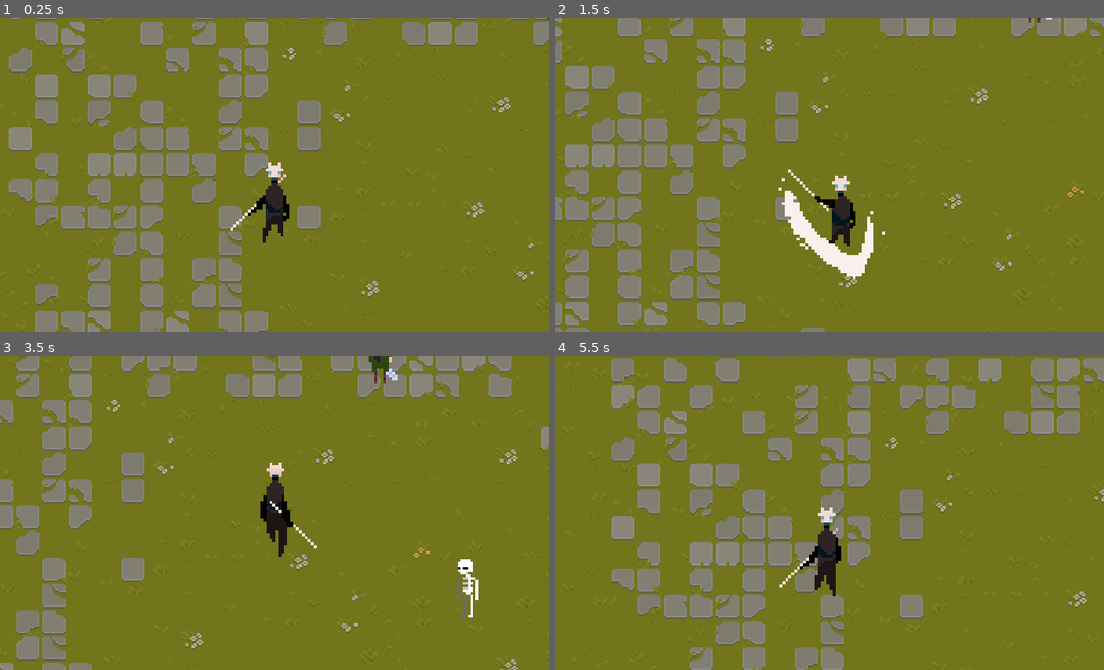
Above: before the commit, frames 1-4 (two rows, left to right).
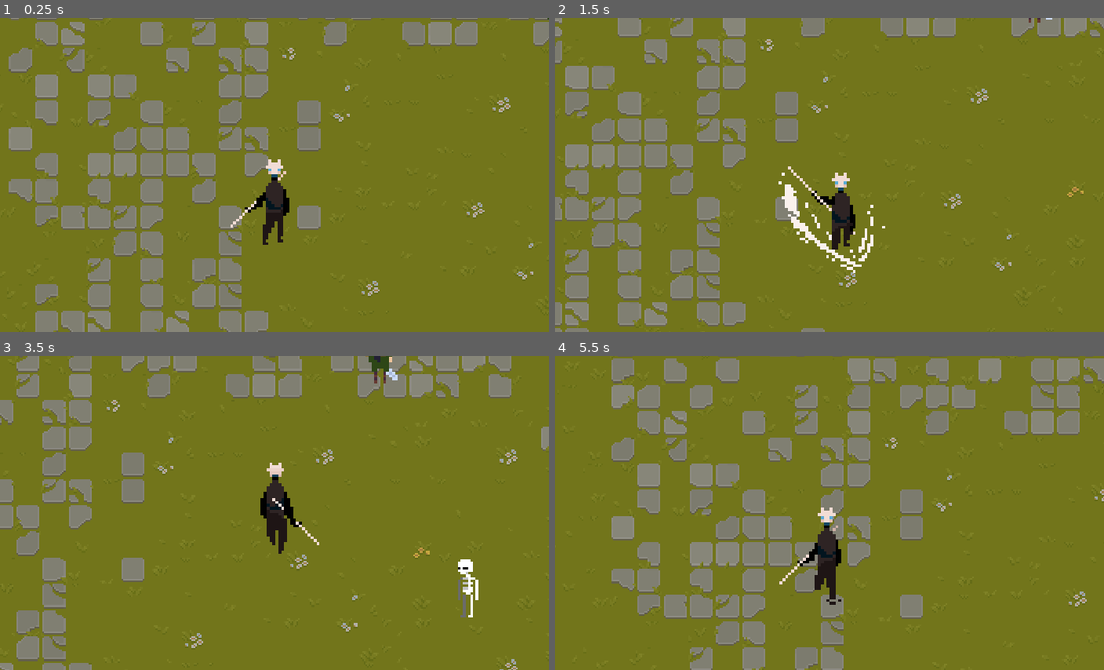
Above: after the commit, the same moments.

Repository: bluedec/GrassHops
Game: Godot game, scene res://scenes/spots/first_spot.tscn
Two runs of this game, one before a commit and one after it. Both use one fixed random seed, a clock stepped at 60 frames per second and the inputs below.
Inputs (mouse positions are in pixels of both pictures, inside the frame that each line leads up to):
- Up to frame 1 (0.25 s): no input
- Up to frame 2 (1.5 s): move the mouse to (950, 159) at 0.52 s; hold D (right) 0.53-1.28 s; hold H (basic_attack) 0.53-1.28 s; move the mouse to (719, 190) at 1.27 s; hold S (down) from 1.28 s (still down); tap H (basic_attack) at 1.35 s
- Up to frame 3 (3.5 s): move the mouse to (329, 443) at 2.02 s; release S (down) at 2.03 s; hold D (right) 2.03-2.78 s; hold H (basic_attack) 2.03-2.78 s; move the mouse to (247, 575) at 2.77 s; hold W (up) from 2.78 s (still down); tap H (basic_attack) at 2.85 s
- Up to frame 4 (5.5 s): move the mouse to (994, 560) at 3.52 s; release W (up) at 3.53 s; hold H (basic_attack) 3.53-4.28 s; hold A (left) 3.53-5.03 s; move the mouse to (1032, 390) at 4.27 s; tap H (basic_attack) at 4.35 s; move the mouse to (856, 513) at 5.02 s; hold S (down) from 5.03 s (still down); hold H (basic_attack) from 5.03 s (still down)

The runs differ from the first frame. In frame 1, 0.5% of the frame differs, in the area x 42-53%, y 45-73%; in frame 2, 1.4%, in the area x 40-61%, y 47-83%; in frame 3, 0.3%; in frame 4, 0.3%.

Commit message:
Perfected the players animations and added new enemy, the pzic.

Diff:
--- /dev/null
+++ b/Pizm.gd
@@ -0,0 +1,12 @@
+extends Node2D
+
+
+# Called when the node enters the scene tree for the first time.
+func _ready():
+	pass # Replace with function body.
+
+
+# Called every frame. 'delta' is the elapsed time since the previous frame.
+func _process(delta):
+
+	pass
--- a/scenes/characters/Sonny/Sonny.tscn
+++ b/scenes/characters/Sonny/Sonny.tscn
@@ -22,15 +22,15 @@
 [sub_resource type="Animation" id="Animation_1wts6"]
 resource_name = "attack_down"
 length = 0.3115
-step = 0.01
-tracks/0/type = "value"
-tracks/0/imported = false
-tracks/0/enabled = true
-tracks/0/path = NodePath(".:frame")
-tracks/0/interp = 1
-tracks/0/loop_wrap = true
-tracks/0/keys = {
-"times": PackedFloat32Array(0, 0.05, 0.1, 0.15, 0.2, 0.25),
+step = 0.05
+tracks/0/type = "value"
+tracks/0/imported = false
+tracks/0/enabled = true
+tracks/0/path = NodePath(".:frame")
+tracks/0/interp = 1
+tracks/0/loop_wrap = true
+tracks/0/keys = {
+"times": PackedFloat32Array(0, 0.02, 0.05, 0.1, 0.15, 0.2),
 "transitions": PackedFloat32Array(1, 1, 1, 1, 1, 1),
 "update": 1,
 "values": [130, 131, 132, 133, 134, 135]
@@ -38,19 +38,19 @@
 
 [sub_resource type="Animation" id="Animation_b1vmk"]
 resource_name = "idle"
-length = 1.02
-loop_mode = 1
-tracks/0/type = "value"
-tracks/0/imported = false
-tracks/0/enabled = true
-tracks/0/path = NodePath(".:frame")
-tracks/0/interp = 1
-tracks/0/loop_wrap = true
-tracks/0/keys = {
-"times": PackedFloat32Array(0, 0.1, 0.2, 0.3, 0.4, 0.5, 0.6, 0.7, 0.8),
-"transitions": PackedFloat32Array(1, 1, 1, 1, 1, 1, 1, 1, 1),
-"update": 1,
-"values": [117, 118, 119, 120, 121, 122, 123, 124, 125]
+length = 0.867
+loop_mode = 1
+tracks/0/type = "value"
+tracks/0/imported = false
+tracks/0/enabled = true
+tracks/0/path = NodePath(".:frame")
+tracks/0/interp = 1
+tracks/0/loop_wrap = true
+tracks/0/keys = {
+"times": PackedFloat32Array(0, 0.1, 0.2, 0.3, 0.4, 0.5, 0.6),
+"transitions": PackedFloat32Array(1, 1, 1, 1, 1, 1, 1),
+"update": 1,
+"values": [117, 118, 119, 120, 121, 122, 123]
 }
 
 [sub_resource type="Animation" id="Animation_r2xv8"]
@@ -72,7 +72,7 @@
 
 [sub_resource type="Animation" id="Animation_rxstf"]
 resource_name = "left_side_idle"
-length = 0.748
+length = 0.8685
 loop_mode = 1
 tracks/0/type = "value"
 tracks/0/imported = false
@@ -168,24 +168,24 @@
 
 [sub_resource type="Animation" id="Animation_byyhq"]
 resource_name = "running_front"
-length = 0.887
-loop_mode = 1
-tracks/0/type = "value"
-tracks/0/imported = false
-tracks/0/enabled = true
-tracks/0/path = NodePath(".:frame")
-tracks/0/interp = 1
-tracks/0/loop_wrap = true
-tracks/0/keys = {
-"times": PackedFloat32Array(0, 0.1, 0.2, 0.3, 0.4, 0.5, 0.6, 0.7, 0.8),
-"transitions": PackedFloat32Array(1, 1, 1, 1, 1, 1, 1, 1, 1),
-"update": 1,
-"values": [0, 1, 2, 3, 4, 5, 6, 7, 8]
+length = 0.61
+loop_mode = 1
+tracks/0/type = "value"
+tracks/0/imported = false
+tracks/0/enabled = true
+tracks/0/path = NodePath(".:frame")
+tracks/0/interp = 1
+tracks/0/loop_wrap = true
+tracks/0/keys = {
+"times": PackedFloat32Array(0, 0.1, 0.2, 0.3, 0.4, 0.5),
+"transitions": PackedFloat32Array(1, 1, 1, 1, 1, 1),
+"update": 1,
+"values": [0, 1, 2, 3, 4, 5]
 }
 
 [sub_resource type="Animation" id="Animation_80x4g"]
 resource_name = "running_upwards"
-length = 0.5025
+length = 0.604
 loop_mode = 1
 tracks/0/type = "value"
 tracks/0/imported = false
@@ -259,6 +259,7 @@
 script = ExtResource("3_umlbm")
 
 [node name="CollisionShape2D" type="CollisionShape2D" parent="."]
+visible = false
 light_mask = 3
 visibility_layer = 3
 shape = SubResource("CircleShape2D_6shcr")
--- /dev/null
+++ b/scenes/enemies/pizm.tscn
@@ -0,0 +1,68 @@
+[gd_scene load_steps=7 format=3 uid="uid://bkp7i1wpmv784"]
+
+[ext_resource type="Texture2D" uid="uid://dkq5co8ri86q" path="res://assets/GrassHops Asset Pack/enemies/pzicm.png" id="2_arw0c"]
+
+[sub_resource type="CircleShape2D" id="CircleShape2D_q7835"]
+radius = 34.1321
+
+[sub_resource type="Animation" id="Animation_w8cht"]
+length = 0.001
+tracks/0/type = "value"
+tracks/0/imported = false
+tracks/0/enabled = true
+tracks/0/path = NodePath(".:frame")
+tracks/0/interp = 1
+tracks/0/loop_wrap = true
+tracks/0/keys = {
+"times": PackedFloat32Array(0),
+"transitions": PackedFloat32Array(1),
+"update": 1,
+"values": [0]
+}
+
+[sub_resource type="Animation" id="Animation_sss0j"]
+resource_name = "jump"
+length = 0.759
+tracks/0/type = "value"
+tracks/0/imported = false
+tracks/0/enabled = true
+tracks/0/path = NodePath(".:frame")
+tracks/0/interp = 1
+tracks/0/loop_wrap = true
+tracks/0/keys = {
+"times": PackedFloat32Array(0, 0.1, 0.2, 0.3, 0.4, 0.5, 0.6),
+"transitions": PackedFloat32Array(1, 1, 1, 1, 1, 1, 1),
+"update": 1,
+"values": [0, 1, 2, 3, 4, 5, 6]
+}
+
+[sub_resource type="AnimationLibrary" id="AnimationLibrary_37xpu"]
+_data = {
+"RESET": SubResource("Animation_w8cht"),
+"jump": SubResource("Animation_sss0j")
+}
+
+[sub_resource type="CircleShape2D" id="CircleShape2D_hi5s8"]
+radius = 662.019
+
+[node name="RigidBody2D" type="RigidBody2D"]
+
+[node name="CollisionShape2D" type="CollisionShape2D" parent="."]
+visible = false
+shape = SubResource("CircleShape2D_q7835")
+
+[node name="Sprite2D" type="Sprite2D" parent="."]
+scale = Vector2(1.8, 1.8)
+texture = ExtResource("2_arw0c")
+hframes = 7
+
+[node name="AnimationPlayer" type="AnimationPlayer" parent="Sprite2D"]
+libraries = {
+"": SubResource("AnimationLibrary_37xpu")
+}
+
+[node name="Area2D" type="Area2D" parent="."]
+
+[node name="CollisionShape2D" type="CollisionShape2D" parent="Area2D"]
+visible = false
+shape = SubResource("CircleShape2D_hi5s8")
Binary file changed: assets/GrassHops Asset Pack/characters/sonny.png
Binary file added: assets/GrassHops Asset Pack/enemies/pzicm.png
Not shown, added: assets/GrassHops Asset Pack/enemies/pzicm.png.import
